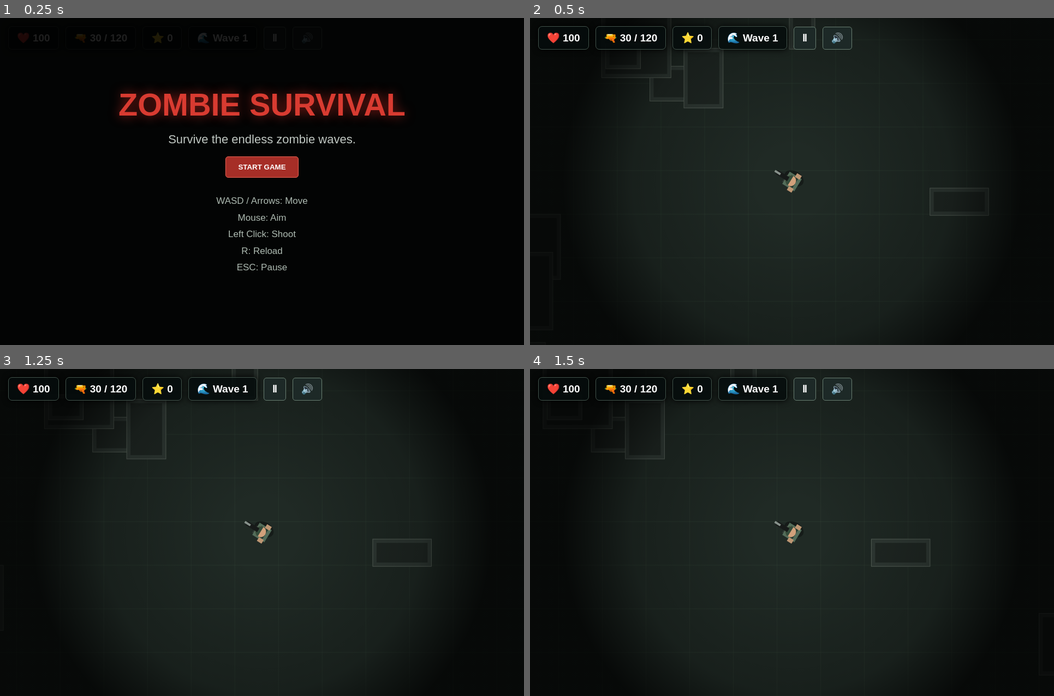
Above: before the commit, frames 1-4 (two rows, left to right).
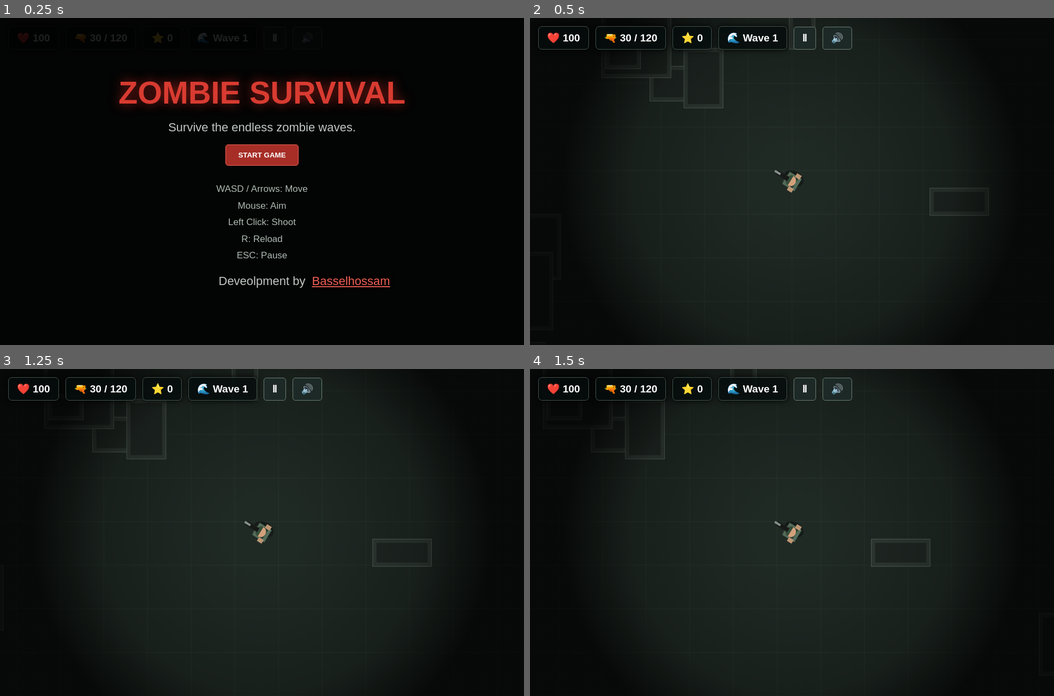
Above: after the commit, the same moments.

Repository: basselhossam1986-bot/Zombie-Game
Game: browser game, page index.html
The game is run twice, just before and just after one commit, with the same random seed, the same clock (stepped at 60 frames per second) and the same inputs.
Inputs:
- Up to frame 1 (0.25 s): no input
- Up to frame 2 (0.5 s): click "START GAME" at 0.27 s
- Up to frame 3 (1.25 s): hold Right from 1.03 s (still down); tap Space at 1.1 s
- Up to frame 4 (1.5 s): keep holding Right

The runs differ from the first frame. In frame 1, 8.0% of the frame differs, in the area x 22-78%, y 18-83%; in frame 2, nothing differs; in frame 3, nothing differs; in frame 4, nothing differs.

Commit message:
change css

Diff:
--- a/index.html
+++ b/index.html
@@ -33,6 +33,7 @@
         R: Reload<br>
         ESC: Pause
       </div>
+      <p>Deveolpment by<a href=" https://basselhossam1986-bot.github.io/Portofolio/" class="basselhossam">Basselhossam</a></p>
     </section>
 
     <section id="pauseScreen" class="screen hidden">
--- a/style.css
+++ b/style.css
@@ -142,3 +142,12 @@
     padding: 8px 12px;
   }
 }
+.basselhossam{
+  position: absolute;
+  color: #f06056;
+  font-family: 'Orbitron', sans-serif;
+  font-size: 22px;
+  text-shadow: 0 0 10px #000;
+  margin-left: 12px;
+
+}
